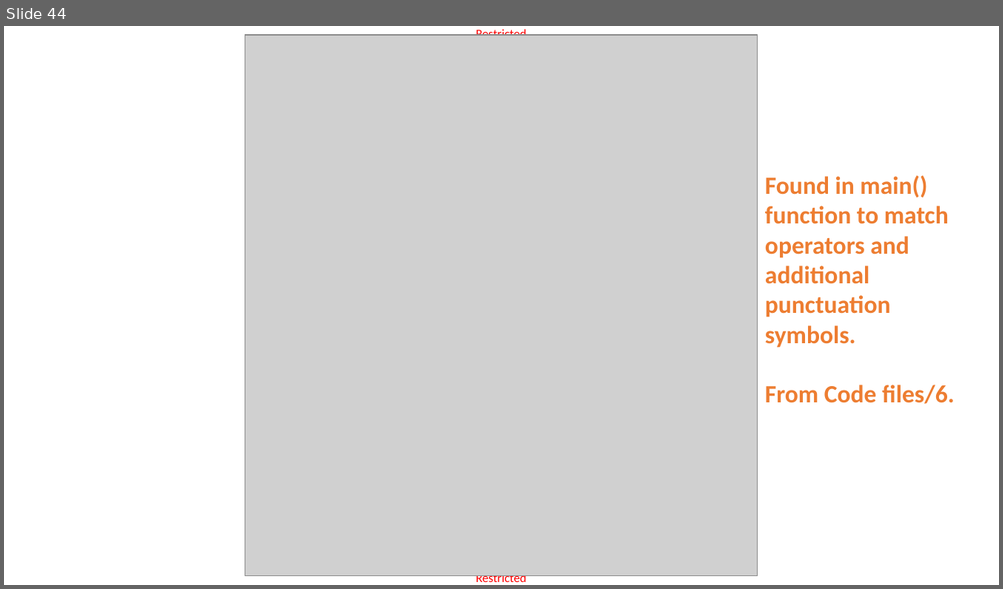
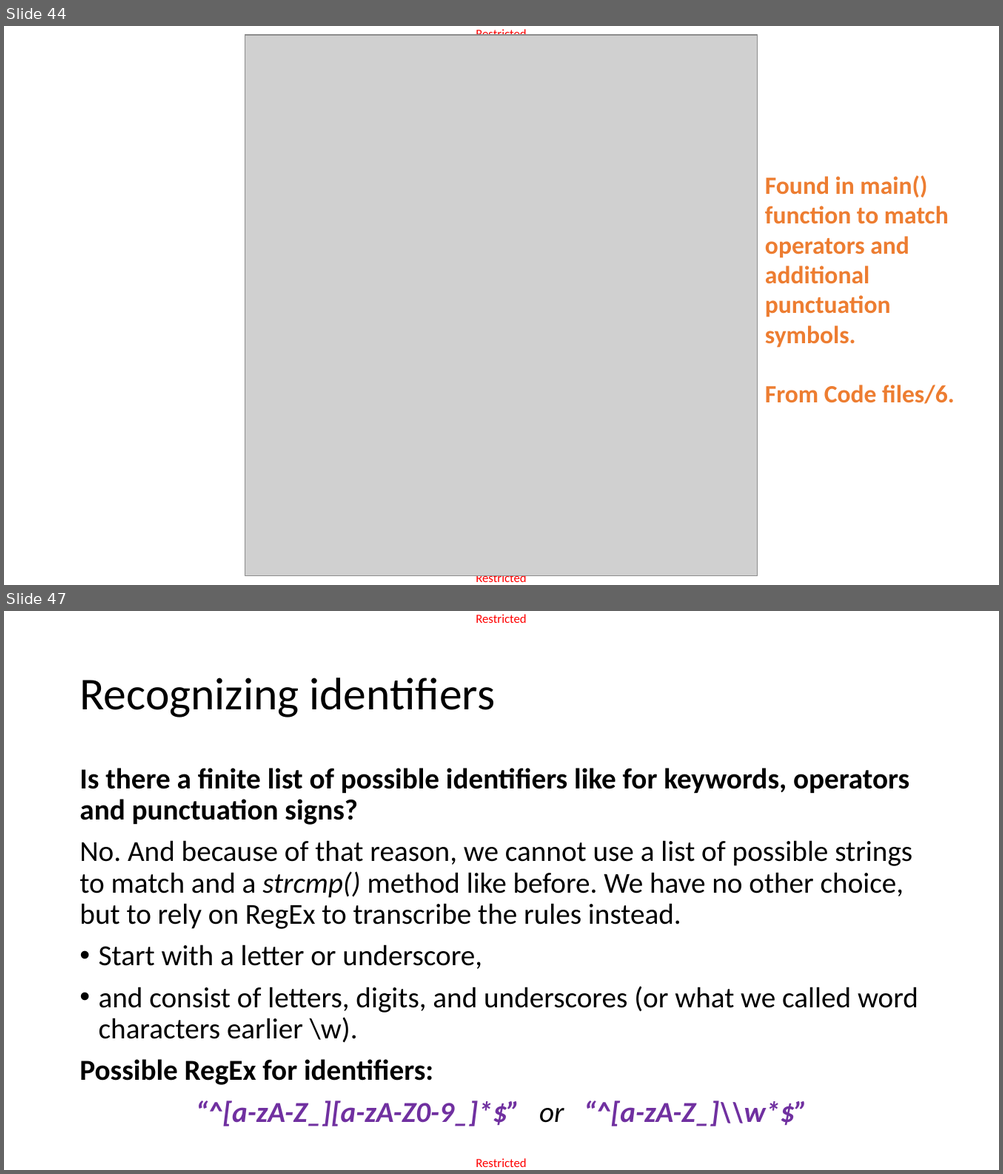
Before and after one commit to matthieudemari/SUTD_PLC_50_051, a slide deck: W9/W9S3/W9S3.pptx. Shown one above the other, each under a label of ours: slide 44 before the commit, slides 44 and 47 after it; the slides between them are not shown. The pictures are 1003x589 and 1003x1174 pixels, drawn with LibreOffice and Linux fonts; fonts in the diff are those of the drawing; grey boxes stand for pictures. Boxes give left, top, right and bottom in pixels: in the first picture for what was removed or moved away, otherwise in the second. Text is boxed around its words. In the diff, an @@ line names an element or a change of style, - is before the commit and + after.

```diff
--- a/W9/W9S3/W9S3.pptx
+++ b/W9/W9S3/W9S3.pptx
@@ slide 47 added at (4, 611, 999, 1170), background #FFFFFF; not listed: 2 template elements that a slide beside it also shows @@
@@ title added at (79, 678, 495, 718), 44 pt, text #000000 @@
+Recognizing identifiers
@@ text added at (79, 768, 918, 1127), 28 pt, text #000000 @@
+Is there a finite list of possible identifiers like for keywords, operators and punctuation signs?
+No. And because of that reason, we cannot use a list of possible strings to match and a strcmp() method like before. We have no other choice, but to rely on RegEx to transcribe the rules instead.
+• Start with a letter or underscore,
+• and consist of letters, digits, and underscores (or what we called word characters earlier \w).
+Possible RegEx for identifiers:
+“^[a-zA-Z_][a-zA-Z0-9_]*$” or “^[a-zA-Z_]\\w*$”
```
Also in this commit, not shown: 3 slides changed, 22 other slides added, 1 slide removed, 5 other files.
